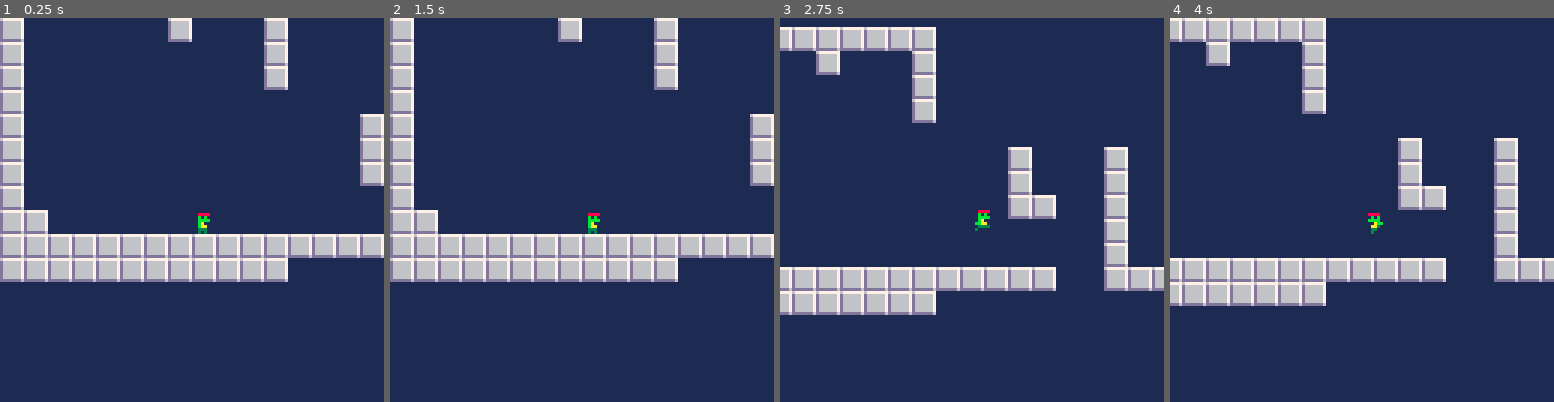
Above: before the commit, frames 1-4 (left to right).
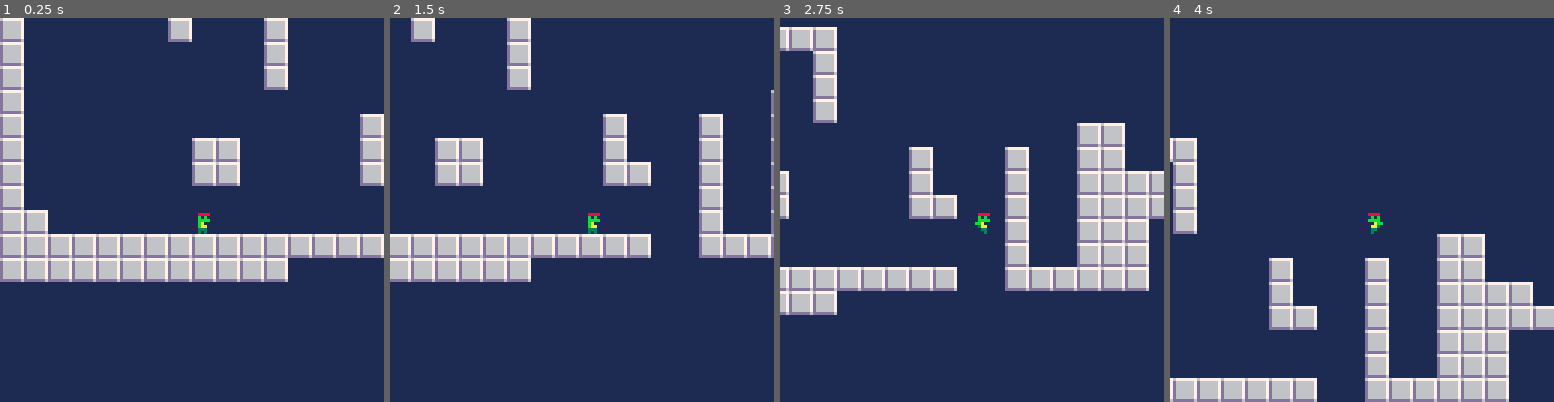
Above: after the commit, the same moments.

Repository: mwhatters/WriteWill
Game: PICO-8 cartridge WriteWill.p8
The game is run twice, just before and just after one commit, with the same random seed, the same clock (stepped at 60 frames per second) and the same inputs.
Inputs:
- Up to frame 1 (0.25 s): no input
- Up to frame 2 (1.5 s): tap X (X key) at 0.33, 1.07 s; tap O (Z key) at 0.7 s
- Up to frame 3 (2.75 s): hold Right 1.6-2.1 s; tap O (Z key) at 1.7, 2.1, 2.5 s; tap X (X key) at 1.85 s; hold Up 2.15-2.42 s; hold Right from 2.47 s (still down)
- Up to frame 4 (4 s): tap O (Z key) at 2.9, 3.3, 3.7 s; tap X (X key) at 2.97 s; release Right at 3.03 s; hold Left 3.08-3.58 s; hold Down 3.63-3.97 s

The runs differ from the first frame. In frame 1, 1.6% of the frame differs, in the area x 50-63%, y 31-44%; in frame 2, 19%; in frame 3, 19%; in frame 4, 31%, in the area x 0-100%, y 0-100%.

Commit message:
state machine

Diff:
--- a/WriteWill.p8
+++ b/WriteWill.p8
@@ -43,13 +43,13 @@
 00000000000000000000000000000000000000000000000000000000000000000000000000000000000000000000000000000000000000000000000000000000
 00000000000000000000000000000000000000000000000000000000000000000000000000000000000000000000000000000000000000000000000000000000
 00000000000000000088880000000000000000000000000000000000008888000000000000000000000000000000000000000000000000000000000000000000
-008888000000000000b1b1000088880000000000008888000088880000b1b1000000000000000000000000000000000000000000000000000000000000000000
-00b1b1000088880000bbbb0000b1b1000088880000b1b10000b1b10000bbbb000000000000000000000000000000000000000000000000000000000000000000
-00bbbb0000b1b10000ba110000bbbb0000b1b10000bbbb0000bbbb0000ba11000000000000000000000000000000000000000000000000000000000000000000
-00ba110000bbbb000bbaa00000ba110000bbbb0000ba11000bba11000bbaa0000000000000000000000000000000000000000000000000000000000000000000
-00baa00000ba110000baa0000bbaa00000ba110000bba000003aa000003333000000000000000000000000000000000000000000000000000000000000000000
-00333000003330000033330000b330000033a00000b3300000033000030000000000000000000000000000000000000000000000000000000000000000000000
-00303000003030000300000000300300000030000030000000003000000000000000000000000000000000000000000000000000000000000000000000000000
+008888000000000000b1b1000088880000000000008888000088880000b1b1000000000000888800000000000000000000000000000000000000000000000000
+00b1b1000088880000bbbb0000b1b1000088880000b1b10000b1b10000bbbb0000000000001b1b00000000000000000000000000000000000000000000000000
+00bbbb0000b1b10000ba110000bbbb0000b1b10000bbbb0000bbbb0000ba11000088880000bbb300000000000000000000000000000000000000000000000000
+00ba110000bbbb000bbaa00000ba110000bbbb0000ba11000bba11000bbaa00000b1b1000011b000000000000000000000000000000000000000000000000000
+00baa00000ba110000baa0000bbaa00000ba110000bba000003aa0000033330000bbbb00000a3000000000000000000000000000000000000000000000000000
+00333000003330000033330000b330000033a00000b3300000033000030000000033330000033000000000000000000000000000000000000000000000000000
+00303000003030000300000000300300000030000030000000003000000000000330003000000300000000000000000000000000000000000000000000000000
 __gff__
 0003000000000000000000000000000000000000000000000000000000000000000000000000000000000000000000000000000000000000000000000000000000000000000000000000000000000000000000000000000000000000000000000000000000000000000000000000000000000000000000000000000000000000
 0000000000000000000000000000000000000000000000000000000000000000000000000000000000000000000000000000000000000000000000000000000000000000000000000000000000000000000000000000000000000000000000000000000000000000000000000000000000000000000000000000000000000000
@@ -60,8 +60,8 @@
 0100000000000000000000010000000000000000000000000000000000000000000000000000000000000000000000000000000000000000000000000000000000000000000000000000000000000000000000000000000000000000000000000000000000000000000000000000000000000000000000000000000000000000
 0100000000000000000000000000000000000000000001010000000000000000000000000000000000000000000000000000000000000000000000000000000000000000000000000000000000000000000000000000000000000000000000000000000000000000000000000000000000000000000000000000000000000000
 0100000000000000000000000000000100000001000001010000000000000000000000000000000000000000000000000000000000000000000000000000000000000000000000000000000000000000000000000000000000000000000000000000000000000000000000000000000000000000000000000000000000000000
-0100000000000000000000000000000100000001000001010101000000000000000000000000000000000000000000000000000000000000000000000000000000000000000000000000000000000000000000000000000000000000000000000000000000000000000000000000000000000000000000000000000000000000
-0100000000000000000000000000000101000001000001010101010100000000000000000000000000000000000000000000000000000000000000000000000000000000000000000000000000000000000000000000000000000000000000000000000000000000000000000000000000000000000000000000000000000000
+0100000000000000010100000000000100000001000001010101000000000000000000000000000000000000000000000000000000000000000000000000000000000000000000000000000000000000000000000000000000000000000000000000000000000000000000000000000000000000000000000000000000000000
+0100000000000000010100000000000101000001000001010101010100000000000000000000000000000000000000000000000000000000000000000000000000000000000000000000000000000000000000000000000000000000000000000000000000000000000000000000000000000000000000000000000000000000
 0100000000000000000000000000000000000001000001010100000100000000000000000000000000000000000000000000000000000000000000000000000000000000000000000000000000000000000000000000000000000000000000000000000000000000000000000000000000000000000000000000000000000000
 0101000000000000000000000000000000000001000001010100000000000000000000000000000000000000000000000000000000000000000000000000000000000000000000000000000000000000000000000000000000000000000000000000000000000000000000000000000000000000000000000000000000000000
 0101010101010101010101010101010101000001010101010100000000000000000000000000000000000000000000000000000000000000000000000000000000000000000000000000000000000000000000000000000000000000000000000000000000000000000000000000000000000000000000000000000000000000
--- a/src/globals.lua
+++ b/src/globals.lua
@@ -12,6 +12,7 @@
      jump = 60,
      wall_jump = 61,
      foot_step = 62,
+     slide = 59,
    },
  }
 
@@ -43,3 +44,14 @@
   slide = 1,
   wallslide = 2,
 }
+
+
+-- helpers
+
+function approach(x, target, max_delta)
+	return x < target and min(x + max_delta, target) or max(x - max_delta, target)
+end
+
+function tile_y(py)
+  return max(0, min(flr(py / 8), 128 - 1))
+end
--- a/src/input.lua
+++ b/src/input.lua
@@ -1,17 +1,23 @@
 input = {}
+input.buffer_default = 5
+
 input.move_x = 0
 input.left = false
 input.right = false
+
 input.jump = false
 input.jump_held = false
-input.buffer_default = 5
 input.jump_buffer = 0
+
+input.slide = false
+input.slide_buffer = 0
 
 function input.update(self)
   self:decrement_buffers()
   self:update_move_x()
   self.jump = self:get_jump()
   self.jump_held = btn(buttons.z)
+  self.slide = self:get_slide()
 end
 
 function input.update_move_x(self)
@@ -27,10 +33,20 @@
   return self.jump_buffer > 0
 end
 
+function input.get_slide(self)
+  if btnp(buttons.x) then self.slide_buffer = self.buffer_default end
+  return self.slide_buffer > 0
+end
+
 function input.decrement_buffers(self)
   self.jump_buffer = max(0, self.jump_buffer - 1)
+  self.slide_buffer = max(0, self.slide_buffer - 1)
 end
 
 function input.consume_jump(self)
   self.jump_buffer = 0
 end
+
+function input.consume_slide(self)
+  self.slide_buffer = 0
+end
--- a/src/player.lua
+++ b/src/player.lua
@@ -1,5 +1,7 @@
 player = {}
 player.state = player_states.normal
+player.next_state = player_states.normal
+
 player.x = 64
 player.y = 64
 player.spr = 64
@@ -21,54 +23,125 @@
 
 player.gravity = 0.7
 player.on_ground = true
+player.on_wall = false
 player.previously_on_ground = false
 player.landing = false
 player.facing = 1
+player.t_facing_locked = 0
+player.facing_locked = false
 
 player.t_jump_grace = 4
 player.t_jump_grace_y = player.y
 player.t_var_jump = 0
 player.var_jump_speed = 0
 
+player.t_slide = 0
+
 function player.update(self)
   self.on_ground = self:check_solid(0,1)
-
-  -- landing
+  self:set_landing()
+
+  self:set_facing()
+  self.on_wall = self:check_solid(self.facing)
+
+  self:state_update()
+  self:move()
+end
+
+function player.state_update(self)
+  if self.state ~= self.next_state then
+    self:exit_state()
+    self:enter_next_state()
+  end
+
+  self.state = self.next_state
+
+  if self.state == player_states.normal then
+    self.next_state = self:normal_update()
+    return
+  end
+
+  if self.state == player_states.slide then
+    self.next_state = self:slide_update()
+    return
+  end
+
+  if self.state == player_states.wallslide then
+    self.next_state = self:wallslide_update()
+    return
+  end
+end
+
+function player.exit_state(self)
+  if self.state == player_states.normal then
+  end
+
+  if self.state == player_states.slide then
+    self.facing_locked = false
+    self.t_slide = 0
+    sfx(-1)
+  end
+
+  if self.state == player_states.wallslide then
+    self.facing_locked = false
+    self.t_slide = 0
+    sfx(-1)
+  end
+end
+
+function player.enter_next_state(self)
+  if self.next_state == player_states.normal then
+  end
+
+  if self.next_state == player_states.slide then
+    self.facing_locked = true
+    self.t_slide = 15
+    sfx(audio.sounds.slide)
+  end
+
+  if self.next_state == player_states.wallslide then
+    self.facing_locked = true
+    self.t_slide = 15
+    sfx(audio.sounds.slide)
+  end
+end
+
+function player.set_landing(self)
   if self.on_ground and not self.previously_on_ground then
     self.landing = true
     sfx(audio.sounds.foot_step)
+  else
+    self.landing = false
   end
 
   self.previously_on_ground = self.on_ground
-
+end
+
+function player.set_facing(self)
+  self.t_facing_locked = max(0, self.t_facing_locked - 1)
+  if self.t_facing_locked > 0 or self.facing_locked then return end
   if input.move_x ~= 0 then
     self.facing = input.move_x
   end
-
-  if player.state == player_states.normal then
-    player:normal_update()
-  end
-
-  self:move()
 end
 
 function player.normal_update(self)
-  local accel = 0.4
+  -- acceleration, jump grace
+  local accel = 0.2
   if self.on_ground then
     accel = 0.7
-  end
-
-  self.speed_x = approach(self.speed_x, self.move_speed * input.move_x, accel)
-
-  self.speed_y += self.gravity
-  self.speed_y = min(self.speed_y, self.fall_speed)
-
-  if self.on_ground then
     self.t_jump_grace = 4
     self.t_jump_grace_y = self.y
   else
     self.t_jump_grace = max(0, self.t_jump_grace - 1)
   end
+
+  -- move_x
+  self.speed_x = approach(self.speed_x, self.move_speed * input.move_x, accel)
+
+  -- gravity
+  self.speed_y += self.gravity
+  self.speed_y = min(self.speed_y, self.fall_speed)
 
   -- variable jump
   if self.t_var_jump > 0 then
@@ -91,8 +164,83 @@
     end
   end
 
-
-
+  --slide
+  if input.slide then
+    if self.on_ground then
+      input:consume_slide()
+      return player_states.slide
+    end
+
+    if self.on_wall then
+      input:consume_slide()
+      return player_states.wallslide
+    end
+  end
+
+  return player_states.normal
+end
+
+function player.slide_update(self)
+  -- acceleration, jump grace
+  local accel = 0.3
+  if self.on_ground then
+    accel = 0.8
+    self.t_jump_grace = 4
+    self.t_jump_grace_y = self.y
+  else
+    self.t_jump_grace = max(0, self.t_jump_grace - 1)
+  end
+
+  -- slide timer
+  self.t_slide = max(0, self.t_slide - 1)
+
+  -- move_x
+  self.speed_x = approach(self.speed_x, self.move_speed * self.facing * 1.5, accel)
+
+  if input.jump then
+    self:slide_jump()
+    return player_states.normal
+  end
+
+  if self.t_slide == 0 or self.t_jump_grace == 0 then
+    return player_states.normal
+  end
+
+  if self.on_wall then
+    return player_states.wallslide
+  end
+
+  return player_states.slide
+end
+
+function player.wallslide_update(self)
+  -- acceleration, jump grace
+  local accel = 0.3
+  if self.on_wall then
+    accel = 0.8
+    self.t_jump_grace = 4
+    self.t_jump_grace_y = self.y
+  else
+    self.t_jump_grace = max(0, self.t_jump_grace - 1)
+  end
+
+  -- slide timer
+  self.t_slide = max(0, self.t_slide - 1)
+
+  -- move_y
+  self.speed_x = 0
+  self.speed_y = approach(self.speed_y, self.move_speed * -1 * 1.5, accel)
+
+  if input.jump then
+    self:wallslide_jump(-self.facing)
+    return player_states.normal
+  end
+
+  if self.t_slide == 0 or self.t_jump_grace == 0 then
+    return player_states.normal
+  end
+
+  return player_states.wallslide
 end
 
 -- Actions
@@ -113,10 +261,27 @@
   self.speed_x = 2.5 * dir
   self.t_var_jump = 3
   self.var_jump_speed = -3
+  self.t_facing_locked = 5
   sfx(audio.sounds.wall_jump)
 end
 
-function player.walljump(self)
+function player.slide_jump(self)
+    input:consume_jump()
+    self.speed_y = self.jump_speed * 1.5
+    self.y = self.t_jump_grace_y
+    self.t_var_jump = 4
+    self.var_jump_speed = -4
+    sfx(audio.sounds.jump)
+end
+
+function player.wallslide_jump(self, dir)
+    input:consume_jump()
+    self.speed_y = self.jump_speed * 1.7
+    self.t_var_jump = 4
+    self.var_jump_speed = -4
+    self.speed_x = 2.5 * dir
+    self.t_facing_locked = 5
+    sfx(audio.sounds.jump)
 end
 
 -- Movement & Collision
@@ -190,15 +355,14 @@
 	end
 end
 
-tile_y = function(py) return max(0, min(flr(py / 8), 128 - 1)) end
-
-
 -- Animation
 
 player.a_idle = {rate = 0.5, a = {64,65}}
 player.a_move = {rate = 0.06, a = {66,67,68,69}}
 player.a_rise = {rate = 0.5, a = {71}}
 player.a_fall = {rate = 0.5, a = {70}}
+player.a_slide = {rate = 0.5, a = {72}}
+player.a_wallslide = {rate = 0.5, a = {73}}
 
 player.animation = player.a_idle
 player.previous_animation = player.a_idle
@@ -215,8 +379,14 @@
   --   self.y + self.hit_h, 8
   -- )
 
+  -- print(input.slide, self.x - 5, self.y - 5)
+
   if self.state == player_states.normal then
     self.animation = self:normal_animate()
+  elseif self.state == player_states.slide then
+    self.animation = self.a_slide
+  elseif self.state == player_states.wallslide then
+    self.animation = self.a_wallslide
   end
 
   if self.animation ~= self.previous_animation then
@@ -241,7 +411,12 @@
   end
 
   -- draw
-  spr(current_frame, self.x, self.y, 1, 1, self.facing ~= 1)
+  local offset_x = 0
+  if self.state == player_states.wallslide and self.facing == 1 then
+    offset_x = 1
+  end
+
+  spr(current_frame, self.x + offset_x, self.y, 1, 1, self.facing ~= 1)
 end
 
 function player.normal_animate(self)
@@ -258,10 +433,6 @@
   return self.a_idle
 end
 
-
-
--- helpers
-
-function approach(x, target, max_delta)
-	return x < target and min(x + max_delta, target) or max(x - max_delta, target)
-end
+function player.slide_animate(self)
+
+end
Not shown, changed: the sound effects (__sfx__) section of WriteWill.p8
